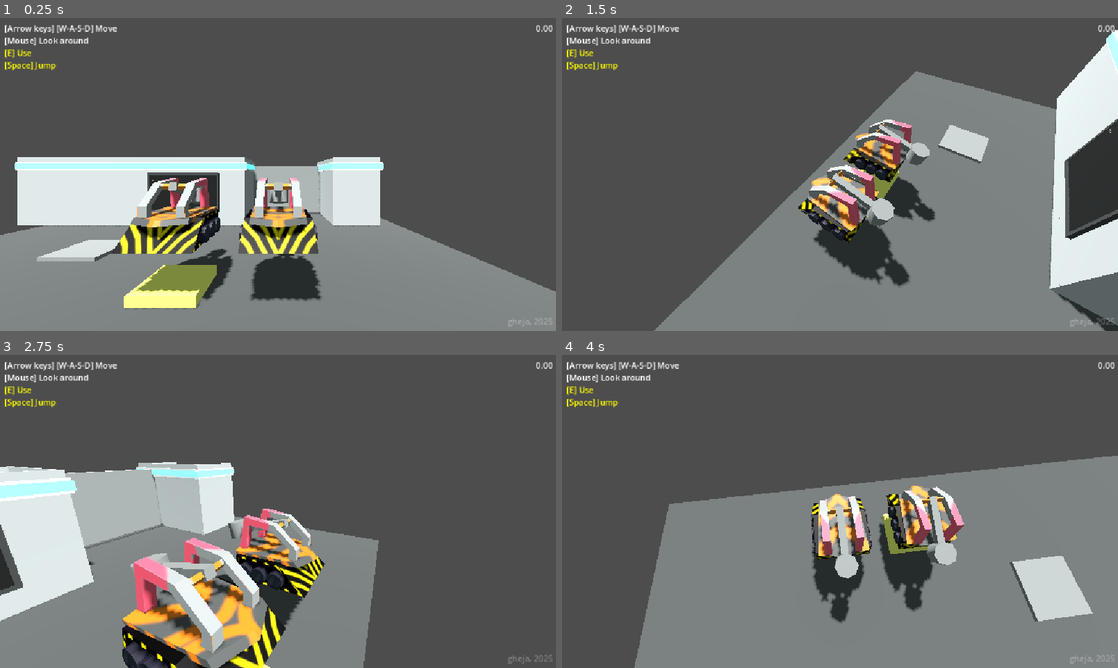
Above: before the commit, frames 1-4 (two rows, left to right).
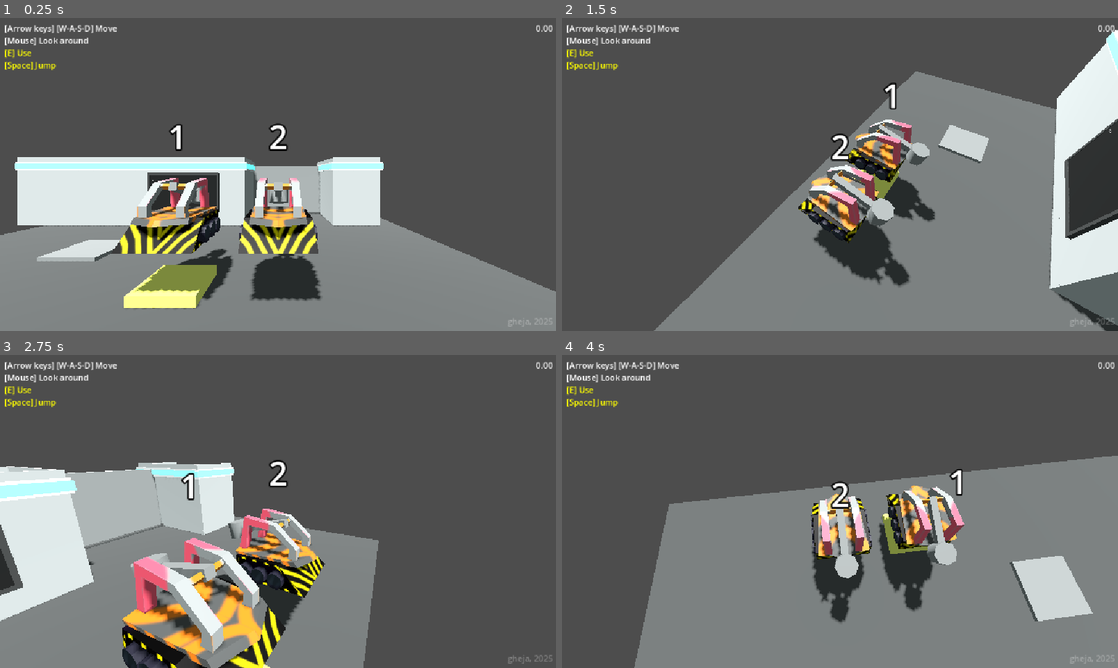
Above: after the commit, the same moments.

Repository: gheja/bot-loop
Game: Godot game, scene res://scenes/main_scene.tscn
Same seed, same stepped clock (60 frames per second), same inputs: the game is played once before the commit and once after it.
Inputs (mouse positions are in pixels of both pictures, inside the frame that each line leads up to):
- Up to frame 1 (0.25 s): no input
- Up to frame 2 (1.5 s): tap Enter at 0.5 s; move the mouse to (962, 158) at 0.52 s; hold D (move_right) 0.53-1.28 s; tap E (action_primary) at 0.6, 1.35 s; tap Space at 1.25 s; move the mouse to (728, 190) at 1.27 s; hold S (move_down) from 1.28 s (still down)
- Up to frame 3 (2.75 s): tap Enter at 2 s; move the mouse to (333, 442) at 2.02 s; release S (move_down) at 2.03 s; hold D (move_right) from 2.03 s (still down); tap E (action_primary) at 2.1 s
- Up to frame 4 (4 s): tap Space at 2.75 s; move the mouse to (812, 574) at 2.77 s; release D (move_right) at 2.78 s; hold W (move_up) 2.78-3.53 s; tap E (action_primary) at 2.85, 3.6 s; tap Enter at 3.5 s; move the mouse to (1006, 558) at 3.52 s; hold A (move_left) from 3.53 s (still down)

The runs differ from the first frame. In frame 1, 0.3% of the frame differs, in the area x 30-52%, y 33-43%; in frame 2, 0.3%; in frame 3, 0.3%, in the area x 32-52%, y 33-47%; in frame 4, 0.3%.

Commit message:
Added player index label

Diff:
--- a/src/objects/player_character.gd
+++ b/src/objects/player_character.gd
@@ -13,6 +13,7 @@
 @onready var camera = $Node3D/CameraPivot/SpringArm3D/Camera3D
 @onready var lower_body = $Visuals/LowerBody
 @onready var upper_body = $Visuals/UpperBody
+@onready var player_index_label: Label3D = $Visuals/PlayerIndexLabel
 
 var recording = false
 var recording_index = 0
@@ -32,6 +33,9 @@
 	assert(player_index != -1, "Player object is not set up correctly")
 
 	Signals.save_player_recording.connect(_on_save_player_recording)
+	Signals.timer_started.connect(_on_timer_started)
+
+	player_index_label.text = str(player_index)
 
 	recording_index = player_index - 1
 
@@ -107,3 +111,6 @@
 		return
 
 	GameState.player_recordings[recording_index] = current_recording.duplicate()
+
+func _on_timer_started():
+	player_index_label.hide()
--- a/src/objects/player_character_bot_hammer.tscn
+++ b/src/objects/player_character_bot_hammer.tscn
@@ -92,6 +92,14 @@
 [node name="cage_1" parent="Visuals/UpperBody" instance=ExtResource("3_mxwbm")]
 transform = Transform3D(1, 0, 0, 0, 1, 0, 0, 0, 1, 0, -0.363618, 0)
 
+[node name="PlayerIndexLabel" type="Label3D" parent="Visuals"]
+transform = Transform3D(1, 0, 0, 0, 1, 0, 0, 0, 1, 0, 2, 0)
+pixel_size = 0.0025
+billboard = 1
+fixed_size = true
+text = "1"
+font_size = 64
+
 [node name="CollisionShapeLower" type="CollisionShape3D" parent="."]
 transform = Transform3D(1, 0, 0, 0, 1, 0, 0, 0, 1, 0, 0.5, 0)
 shape = SubResource("SphereShape3D_h5vi8")
